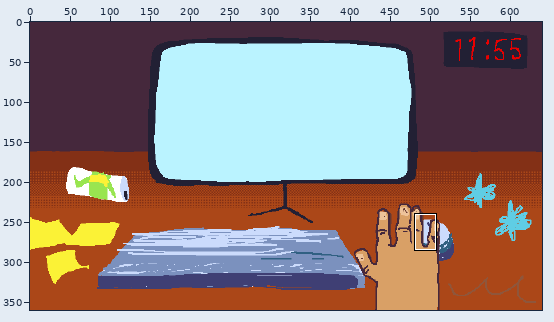
Pixel-art file: Assets/Art/concept_art/digitalConceptbg.aseprite. The first picture is a wide view before the edit; the outline marks the close-up.
Close-up. First the earlier version:
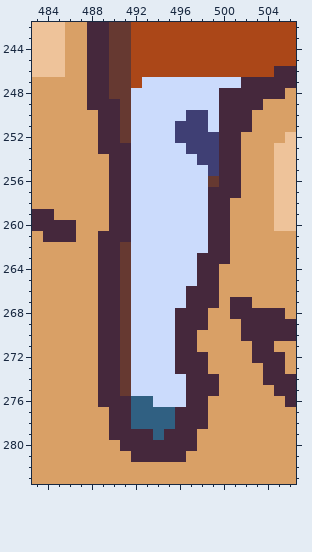
640x360 pixels, 1 frame. Shown: x 483..506, y 242..283. The commit also changed other parts of the picture, which this record leaves out.
After the commit:
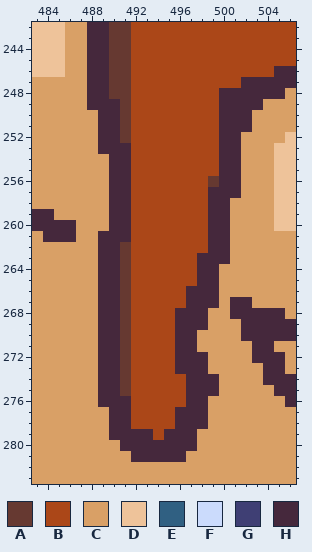
Palette (. is transparent): A #663931  B #ab4718  C #d9a066  D #eec39a  E #306082  F #cbdbfc  G #3f3f74  H #45283c
Difference:
{"change": "layer \"Group 1/Layer 3\" now hidden"}
{"y":247,"x":493,"old":"FFFFFFFFF","new":"BBBBBBBBB"}
{"y":248,"x":492,"old":"FFFFFFFF","new":"BBBBBBBB"}
{"y":249,"x":492,"old":"FFFFFFFF","new":"BBBBBBBB"}
{"y":250,"x":492,"old":"FFFFFGGF","new":"BBBBBBBB"}
{"y":251,"x":492,"old":"FFFFGGGF","new":"BBBBBBBB"}
{"y":252,"x":492,"old":"FFFFGGGG","new":"BBBBBBBB"}
{"y":253,"x":492,"old":"FFFFFGGG","new":"BBBBBBBB"}
{"y":254,"x":492,"old":"FFFFFFGG","new":"BBBBBBBB"}
{"y":255,"x":492,"old":"FFFFFFFG","new":"BBBBBBBB"}
{"y":256,"x":492,"old":"FFFFFFF","new":"BBBBBBB"}
{"y":257,"x":492,"old":"FFFFFFF","new":"BBBBBBB"}
{"y":258,"x":492,"old":"FFFFFFF","new":"BBBBBBB"}
{"y":259,"x":492,"old":"FFFFFFF","new":"BBBBBBB"}
{"y":260,"x":492,"old":"FFFFFFF","new":"BBBBBBB"}
{"y":261,"x":492,"old":"FFFFFFF","new":"BBBBBBB"}
{"y":262,"x":492,"old":"FFFFFFF","new":"BBBBBBB"}
{"y":263,"x":492,"old":"FFFFFF","new":"BBBBBB"}
{"y":264,"x":492,"old":"FFFFFF","new":"BBBBBB"}
{"y":265,"x":492,"old":"FFFFFF","new":"BBBBBB"}
{"y":266,"x":492,"old":"FFFFF","new":"BBBBB"}
{"y":267,"x":492,"old":"FFFFF","new":"BBBBB"}
{"y":268,"x":492,"old":"FFFF","new":"BBBB"}
{"y":269,"x":492,"old":"FFFF","new":"BBBB"}
{"y":270,"x":492,"old":"FFFF","new":"BBBB"}
{"y":271,"x":492,"old":"FFFF","new":"BBBB"}
{"y":272,"x":492,"old":"FFFF","new":"BBBB"}
{"y":273,"x":492,"old":"FFFF","new":"BBBB"}
{"y":274,"x":492,"old":"FFFFF","new":"BBBBB"}
{"y":275,"x":492,"old":"FFFFF","new":"BBBBB"}
{"y":276,"x":492,"old":"EEFFF","new":"BBBBB"}
{"y":277,"x":492,"old":"EEEE","new":"BBBB"}
{"y":278,"x":492,"old":"EEEE","new":"BBBB"}
{"y":279,"x":494,"old":"E","new":"B"}
{"label":"changed","picture_box":[131,77,241,440]}
